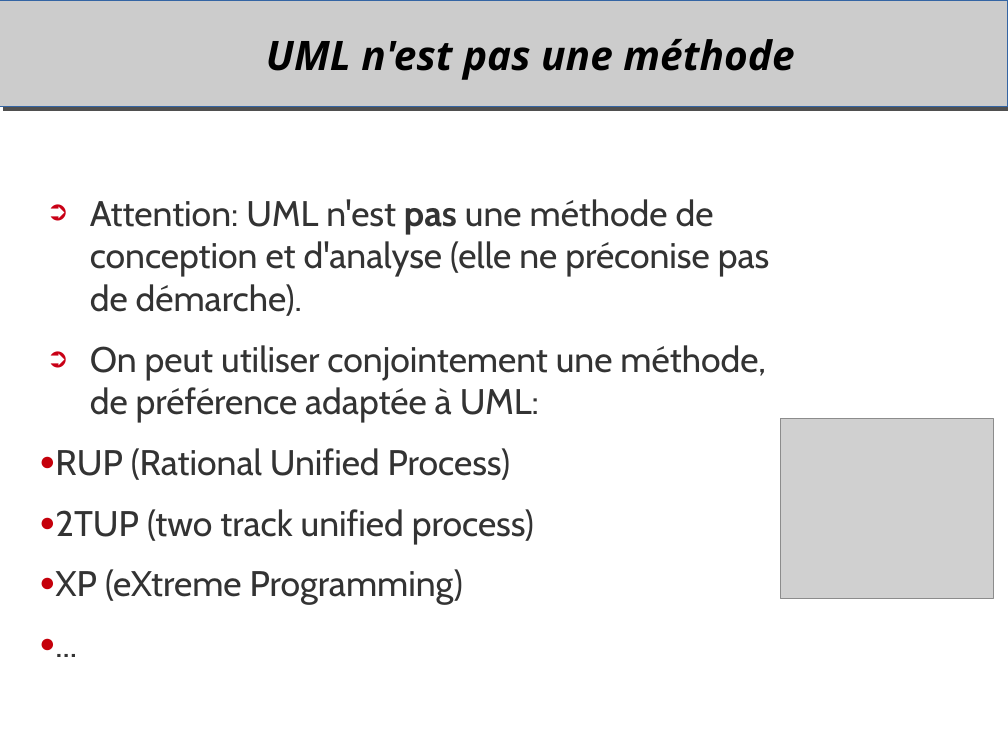
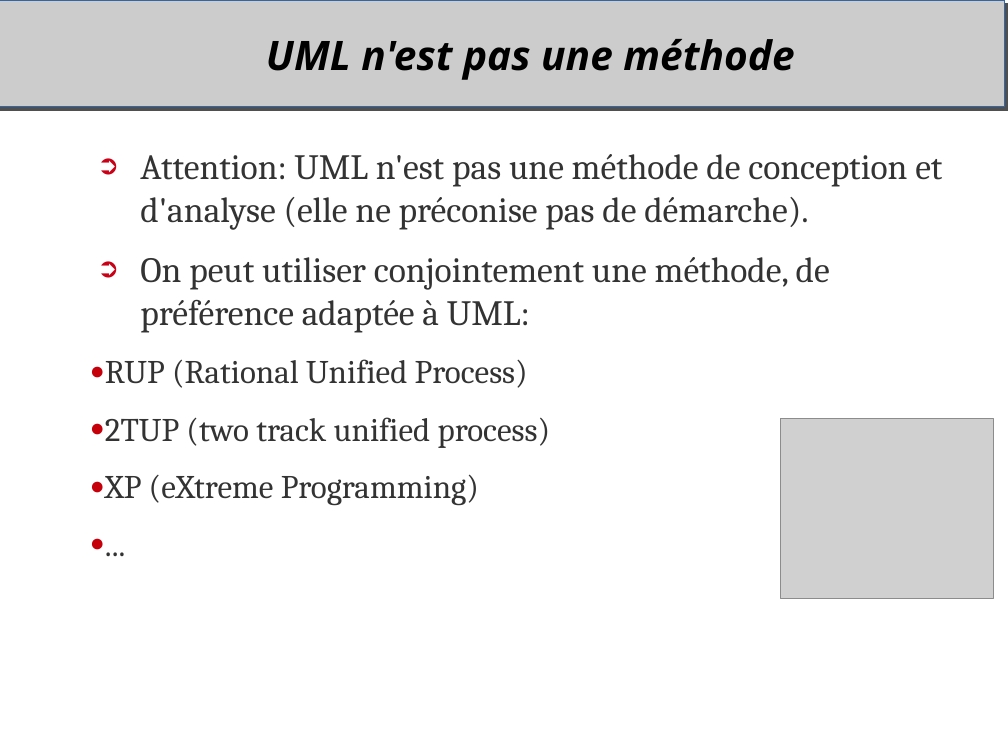
Before and after one commit to duanegris/texts, a slide deck: slide 27 of em-msi/it-s704/msi306-uml.odp (slide 16 before the commit). Drawn at 1008x756 pixels with LibreOffice and Linux fonts; fonts in the diff are those of the drawing; grey boxes stand for pictures; background and template pictures are left out. Boxes give left, top, right and bottom in pixels: in the first picture for what was removed or moved away, otherwise in the second. Text is boxed around its words. In the diff, an @@ line names an element or a change of style, - is before the commit and + after.

```diff
--- a/em-msi/it-s704/msi306-uml.odp
+++ b/em-msi/it-s704/msi306-uml.odp
@@ rectangle: place and size @@
-rectangle at [0,0,1008,107]
+rectangle at [0,0,1004,107]
@@ text "Attention: UML n'est pas une ...": place and size @@
-text "Attention: UML n'est pas une ..." at [55,199,770,604]
+text "Attention: UML n'est pas une ..." at [105,154,942,506]
@@ text "Attention: UML n'est pas une ..." at [105,154,942,506]: font Cabin to Cambria; bold off in "pas"; size 28 to 26 pt in "RUP (Rational Unified Process)", "2TUP (two track unified process)", "XP (eXtreme Programming)", "..." @@
```
Also in this commit, not shown: 45 other slides changed, 11 slides added.
